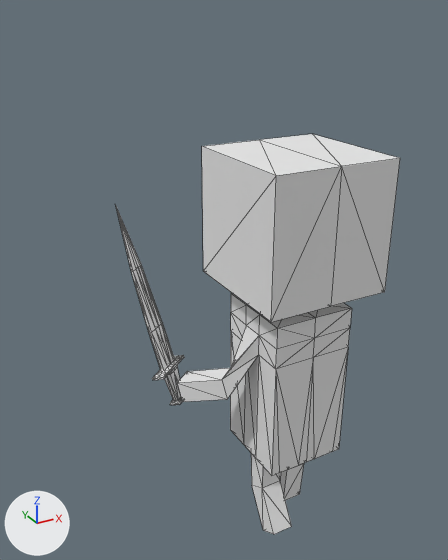
The OBJ model Data/Animations/AttackPlayer/attack_000000.obj, before and after one commit.
One viewpoint serves both versions: a camera (50 mm lens) standing at (-0.964, -1.349, 1.283) and looking at (-0.146, 0.14, 0.539). Lighting does not change. The marker at lower left points along +X, +Y and +Z. Mesh edges are drawn as thin lines. Where no turn or scale is listed for an object, it has been applied to the vertices. Vertices at the same position are counted once.

In view in the first picture: 'Plane_Plane.002'.
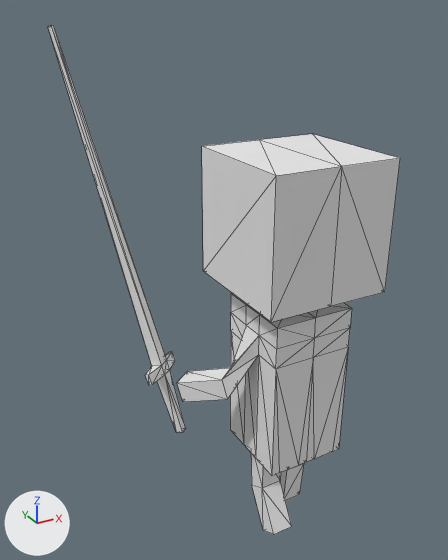
Location of each change, [x1, y1, x2, y2] in pixels of the pictures (448 x 560 px):
```json
{"object": "Plane_Plane.002", "change": "reshaped", "before": [116, 134, 400, 534], "after": [48, 25, 400, 534], "on screen": "24% wider, 27% taller"}
{"part": 1, "of": "me_plane_plane_002", "change": "added", "after": [48, 25, 186, 433]}
{"part": 2, "of": "me_plane_plane_002", "change": "deleted", "before": [116, 207, 184, 405]}
```

Edits to the scene script, one JSON object a line:
```json
{"block": "me_plane_plane_002", "where": "# used by ob_plane_plane_002; location = (0.0, 0.0, 0.0)"}
{"op": "remove", "block": "me_plane_plane_002", "code": "me_plane_plane_002.from_pydata(...)  # 227 vertices, 448 faces, 1 loose edge; spans x -0.414..0.221, y -0.186..0.291, z -0.303..0.933"}
{"op": "add", "block": "me_plane_plane_002", "code": "me_plane_plane_002.from_pydata(...)  # 138 vertices, 268 faces; spans x -0.526..0.221, y -0.186..0.402, z -0.303..1.241"}
{"block": "me_plane_plane_002", "change": "me_plane_plane_002 part 1: a new loose piece of 24 vertices spanning x -0.526..-0.292, y 0.076..0.402, z 0.084..1.241, in mat_material (white #e7e7e7)"}
{"block": "me_plane_plane_002", "change": "me_plane_plane_002 part 2: the loose piece of 113 vertices spanning x -0.414..-0.258, y 0.103..0.291, z 0.162..0.773 is deleted"}
```
